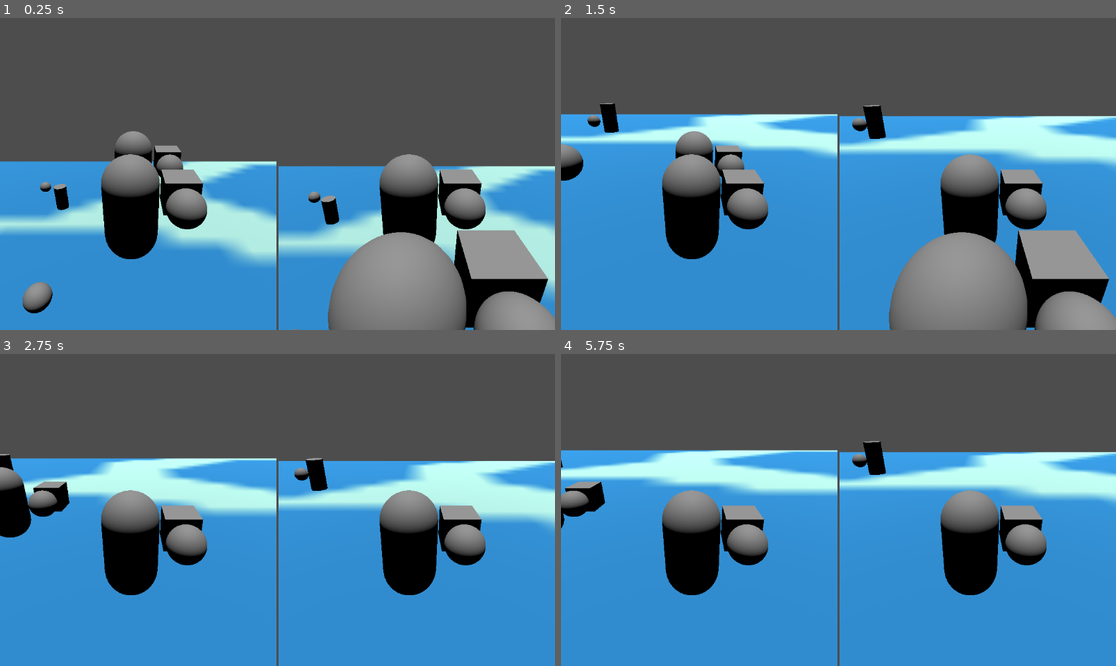
Above: before the commit, frames 1-4 (two rows, left to right).
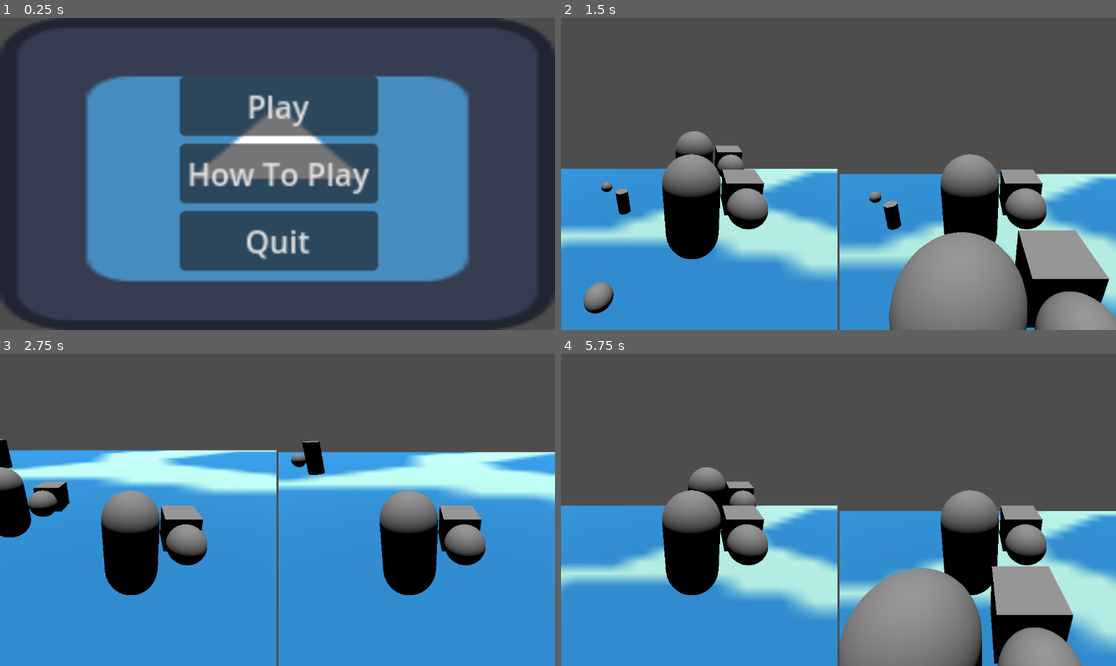
Above: after the commit, the same moments.

Repository: arry424/Chaunch
Game: Godot game, scene res://main_menu.tscn
Same seed, same stepped clock (60 frames per second), same inputs: the game is played once before the commit and once after it. Before the commit the project starts from res://scenes/main.tscn. The engine's default icon, where the game draws it, is replaced by a stand-in: a white triangle on a blue panel in a dark square.
Inputs (mouse positions are in pixels of both pictures, inside the frame that each line leads up to):
- Up to frame 1 (0.25 s): no input
- Up to frame 2 (1.5 s): click (838, 174) at 0.5 s, where only the run after the commit has a clickable "How To Play"; click (838, 105) at 1.25 s, where only the run after the commit has a clickable "Play"
- Up to frame 3 (2.75 s): move the mouse to (399, 494) at 2.02 s; hold D (move_right) from 2.03 s (still down); tap R (throw) at 2.1 s; tap Space (jump) at 2.27 s
- Up to frame 4 (5.75 s): move the mouse to (727, 525) at 2.77 s; release D (move_right) at 2.78 s; hold S (move_back) 2.78-3.53 s; tap E (pick_up) at 2.85 s; tap Space (jump) at 3.02, 4.52, 5.27 s; tap R (throw) at 3.05, 3.8, 4.35, 5.1 s; move the mouse to (894, 441) at 3.52 s; hold D (move_right) 3.53-4.28 s; tap Shift (sprint) at 3.6 s; move the mouse to (810, 572) at 4.27 s; hold W (move_forward) 4.28-5.03 s; move the mouse to (1005, 556) at 5.02 s; hold A (move_left) from 5.03 s (still down); tap Delete (restart, bound only after the commit) at 5.65 s

The runs differ from the first frame. In frame 1, 76% of the frame differs, in the area x 0-100%, y 0-100%; in frame 2, 27%; in frame 3, 14%; in frame 4, 38%.

Commit message:
reset button

Diff:
--- a/code/main.gd
+++ b/code/main.gd
@@ -25,8 +25,14 @@
 			throwable = bush_scn.instantiate()
 		else:
 			throwable = rock_scn.instantiate()
-		get_tree().root.add_child.call_deferred(throwable)
+		self.add_child.call_deferred(throwable)
+
 
 		throwable.contact_monitor = true
 		throwable.max_contacts_reported = 1
 		throwable.position = Vector3(x, 1, z)
+
+func _input(event):
+	if event.is_action_pressed("restart"):
+		#get_tree().clear()
+		get_tree().reload_current_scene()
--- a/main_menu.tscn
+++ b/main_menu.tscn
@@ -31,20 +31,20 @@
 anchor_top = 0.5
 anchor_right = 0.5
 anchor_bottom = 0.5
-offset_left = -283.0
-offset_top = -249.0
-offset_right = -180.0
-offset_bottom = -148.0
+offset_left = -203.0
+offset_top = -203.0
+offset_right = -100.0
+offset_bottom = -102.0
 grow_horizontal = 2
 grow_vertical = 2
-scale = Vector2(5, 5)
+scale = Vector2(4, 4)
 
 [node name="PlayButton" type="Button" parent="VBoxContainer"]
 layout_mode = 2
 text = "Play
 "
 
-[node name="Instructions" type="Button" parent="VBoxContainer"]
+[node name="HowToPlay" type="Button" parent="VBoxContainer"]
 layout_mode = 2
 text = "How To Play"
 
--- a/project.godot
+++ b/project.godot
@@ -11,7 +11,7 @@
 [application]
 
 config/name="Chaunch"
-run/main_scene="res://scenes/main.tscn"
+run/main_scene="res://main_menu.tscn"
 config/features=PackedStringArray("4.2", "GL Compatibility")
 config/icon="res://assets/icon.svg"
 
@@ -146,6 +146,11 @@
 "events": [Object(InputEventJoypadMotion,"resource_local_to_scene":false,"resource_name":"","device":0,"axis":2,"axis_value":1.0,"script":null)
 ]
 }
+restart={
+"deadzone": 0.5,
+"events": [Object(InputEventKey,"resource_local_to_scene":false,"resource_name":"","device":-1,"window_id":0,"alt_pressed":false,"shift_pressed":false,"ctrl_pressed":false,"meta_pressed":false,"pressed":false,"keycode":0,"physical_keycode":4194312,"key_label":0,"unicode":0,"echo":false,"script":null)
+]
+}
 
 [layer_names]
 
--- a/scenes/environment.tscn
+++ b/scenes/environment.tscn
@@ -3,14 +3,14 @@
 [ext_resource type="Texture2D" uid="uid://cclpgoi40qr4i" path="res://assets/LNO_assets_textures/textures/water-texure.png" id="1_2fu1g"]
 
 [sub_resource type="BoxShape3D" id="BoxShape3D_oiiq8"]
-size = Vector3(46, 2, 46)
+size = Vector3(46, 5, 46)
 
 [sub_resource type="StandardMaterial3D" id="StandardMaterial3D_y3tdp"]
 albedo_texture = ExtResource("1_2fu1g")
 
 [sub_resource type="BoxMesh" id="BoxMesh_g8576"]
 material = SubResource("StandardMaterial3D_y3tdp")
-size = Vector3(46, 2, 46)
+size = Vector3(46, 5, 46)
 
 [sub_resource type="BoxShape3D" id="BoxShape3D_n3foi"]
 size = Vector3(1, 9.74609, 8.21106)
@@ -24,9 +24,11 @@
 collision_mask = 0
 
 [node name="CollisionShape3D" type="CollisionShape3D" parent="."]
+transform = Transform3D(1, 0, 0, 0, 1, 0, 0, 0, 1, 0, -2.5, 0)
 shape = SubResource("BoxShape3D_oiiq8")
 
 [node name="MeshInstance3D" type="MeshInstance3D" parent="."]
+transform = Transform3D(1, 0, 0, 0, 1, 0, 0, 0, 1, 0, -2.5, 0)
 mesh = SubResource("BoxMesh_g8576")
 
 [node name="CollisionShape3D2" type="CollisionShape3D" parent="."]
--- a/scenes/main.tscn
+++ b/scenes/main.tscn
@@ -23,7 +23,7 @@
 
 [node name="SubViewport" type="SubViewport" parent="GridContainer/SubViewportContainer"]
 handle_input_locally = false
-size = Vector2i(2, 2)
+size = Vector2i(574, 648)
 render_target_update_mode = 4
 
 [node name="Player" parent="GridContainer/SubViewportContainer/SubViewport" instance=ExtResource("2_5fjfj")]
@@ -37,7 +37,7 @@
 
 [node name="SubViewport" type="SubViewport" parent="GridContainer/SubViewportContainer2"]
 handle_input_locally = false
-size = Vector2i(2, 2)
+size = Vector2i(574, 648)
 render_target_update_mode = 4
 
 [node name="Player2" parent="GridContainer/SubViewportContainer2/SubViewport" instance=ExtResource("2_5fjfj")]
--- a/scenes/throwable.tscn
+++ b/scenes/throwable.tscn
@@ -15,6 +15,7 @@
 collision_layer = 64
 collision_mask = 195
 physics_material_override = SubResource("PhysicsMaterial_ea77p")
+constant_force = Vector3(0, -9.8, 0)
 script = ExtResource("1_y4y6w")
 
 [node name="Hitbox" type="Area3D" parent="."]
Not shown: 1 places in main_menu.tscn that only renumber resources
